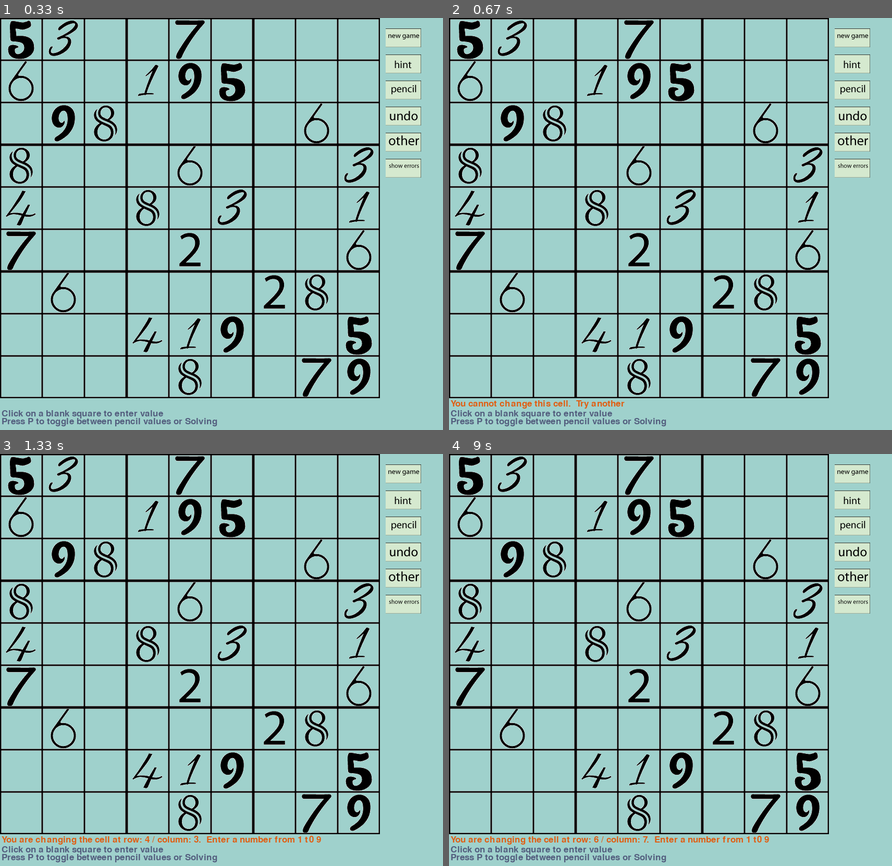
Above: before the commit, frames 1-4 (two rows, left to right).
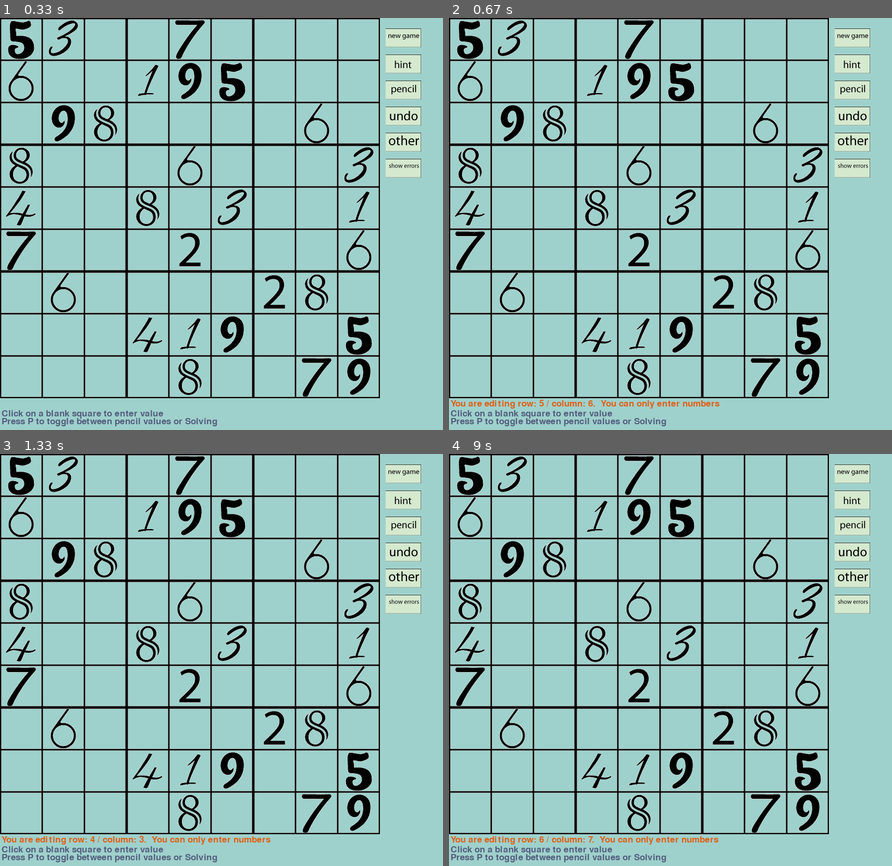
Above: after the commit, the same moments.

Repository: MAOneill/pygame-sudoku
Game: pygame game, started from pygame_soduko.py
Same seed, same stepped clock (60 frames per second), same inputs: the game is played once before the commit and once after it.
Inputs (mouse positions are in pixels of both pictures, inside the frame that each line leads up to):
- Up to frame 1 (0.33 s): no input
- Up to frame 2 (0.67 s): click (670, 224) at 0.38 s
- Up to frame 3 (1.33 s): tap Enter at 0.67 s; click (84, 598) at 1.05 s
- Up to frame 4 (9 s): click (723, 697) at 1.38 s; click (679, 519) at 1.72 s; click (648, 767) at 2.05 s; click (657, 589) at 2.38 s; click (608, 573) at 2.72 s; click (785, 622) at 3.05 s; click (528, 701) at 3.38 s; click (763, 585) at 3.72 s; click (542, 581) at 4.05 s; click (688, 643) at 4.38 s; click (542, 635) at 4.72 s; click (604, 779) at 5.05 s; click (537, 812) at 5.38 s; click (599, 524) at 5.72 s; click (626, 643) at 6.05 s; click (564, 552) at 6.38 s; click (750, 795) at 6.72 s; click (643, 536) at 7.05 s; click (590, 763) at 7.38 s; click (524, 573) at 7.72 s; click (812, 565) at 8.05 s; click (559, 618) at 8.38 s; click (732, 684) at 8.72 s

Frame 1 is identical in both runs. In frame 2, 0.5% of the frame differs, in the area x 4-62%, y 92-95%; in frame 3, 0.5%; in frame 4, 0.5%, in the area x 8-73%, y 92-95%.

Commit message:
pencil marks toggle on/off.

Diff:
--- a/pygame_soduko.py
+++ b/pygame_soduko.py
@@ -8,11 +8,18 @@
     def __init__(self,tinycell,x,y):
         self.set = False
         # self.image = None
-        self.image = pygame.image.load('numbers/%d_pencil_marks_27.png' % tinycell).convert_alpha()
+        # self.image = pygame.image.load('numbers/%d_pencil_marks_27.png' % tinycell).convert_alpha()
         #default blank
-        # self.image = pygame.image.load('numbers/pencil_marks_27.png' ).convert_alpha()
+        self.image = pygame.image.load('numbers/pencil_marks_27.png' ).convert_alpha()
         self.xpos = x + ((tinycell-1) % 3) * 27
         self.ypos = y + ((tinycell-1) // 3) * 27
+        self.number = tinycell
+    def update_pencil_image(self):
+        if self.set == True:
+            print("the pencil cell is %d" % self.number)
+            self.image = pygame.image.load('numbers/%d_pencil_marks_27.png' % self.number).convert_alpha()
+        else:  #use blank
+            self.image = pygame.image.load('numbers/pencil_marks_27.png' ).convert_alpha()
 
 class Cell():
     #define the playing cell.  there are 81 of these in an 9x9 soduko board
@@ -212,6 +219,7 @@
 
     pencil = False  #state at which to enter pencil values
     game_state = "Normal"  #default mode
+    entry = 0
     board_clicked = False
 
 
@@ -221,14 +229,11 @@
             if event.type == pygame.QUIT:
                 stop_game = True
 
-            # print("no event type")
-            if event.type == pygame.MOUSEBUTTONDOWN:
+            # Game logic
+            if event.type == pygame.MOUSEBUTTONDOWN:            #get board_coordinates
+                # if in game board return coordinates.
                 # print('mouse down at %d, %d' % event.pos)  #to terminal
-
                 row,col,cell,board_clicked,pencil_box = set_coordinates_from_click(event)
-
-
-
 
                 # print(board[cell].answer)
                 #change the value of the message text
@@ -238,16 +243,9 @@
                     else:       #Unknown value, changeable
                         message_text = font.render('You are changing the cell at row: %d / column: %d.  Enter a number from 1 t0 9' % (row,col), True, (orange_color))
 
-            # Game logic
-
-            if event.type == pygame.KEYDOWN:
-                print('key down %r' % event.key)
+            if event.type == pygame.KEYDOWN:            #get game_state
+                print('key down %r. game state is %s' % (event.key,game_state))
                 entry = event.key
-
-                #pressing P toggles between pencil mode or not
-                # if entry == 112:     #this is for P for pencil
-                #     pencil = not pencil
-
 
                 # if entry in range():
                 # letter_choices = {104:"Hint",101:"Error",115:"Solved",110:"Normal",112:"Pencil",117:"Undo",98:"Blank",103:"Newgame",27:"Esc"}
@@ -256,30 +254,35 @@
                 #
                 game_state = letter_choices.get(entry, "Normal")  #default is "Normal"
                 print("game state is %s" % game_state)
-                # if game_state == "Normal":
-                #     game_state == "Pencil"
-                # elif game_state == "Pencil":
-                #     game_state == "Normal"
-
-                 #we are in the "Normal" state and a key has been pressed
-                # if board_clicked == True and pencil == False:
-                if board_clicked == True and game_state == "Normal":
-
-                    choices = {49:1,50:2,51:3,52:4,53:5,54:6,55:7,56:8,57:9}
-                    number = choices.get(entry, None)
-                    if number != None:      #it got a value number
-                        #update cell value
-                        # print(board['r%dc%d' % (row,col)].inner)
-                        board['r%dc%d' % (row,col)].guess = number
-                        board['r%dc%d' % (row,col)].change_cell_image()
-                        #flip switches:
+
+            #we are in the "Normal" state and a key has been pressed
+            # if board_clicked == True and pencil == False:
+            if board_clicked == True and game_state == "Normal":
+
+                choices = {49:1,50:2,51:3,52:4,53:5,54:6,55:7,56:8,57:9}
+                number = choices.get(entry, None)
+                if number != None:      #it got a value number
+                    #update cell value
+                    # print(board['r%dc%d' % (row,col)].inner)
+                    board['r%dc%d' % (row,col)].guess = number
+                    board['r%dc%d' % (row,col)].change_cell_image()
+                    #flip switches:
+                    board_clicked = False
+                    #change message
+                    message_text = font.render("", True, (orange_color))
+
+                else:
+                    message_text = font.render('You are editing row: %d / column: %d.  You can only enter numbers' % (row,col), True, (orange_color))
+            if game_state == "Pencil":
+                message_text = font.render("click on the tiny cell to pencil in your possible options" , True, (orange_color))
+
+                if board_clicked == True :
+                        #update  pencil cell value (true/false) - flip its value
+                        board['r%dc%d' % (row,col)].pencils[pencil_box].set = not board['r%dc%d' % (row,col)].pencils[pencil_box].set
+                        #updae pencil cell image
+                        board['r%dc%d' % (row,col)].pencils[pencil_box].update_pencil_image()  #self.value work?
+                        #board_clicked goes back to false till a new click happens
                         board_clicked = False
-                        #change message
-                        message_text = font.render("", True, (orange_color))
-
-                    else:
-                        message_text = font.render('You are editing row: %d / column: %d.  You can only enter numbers' % (row,col), True, (orange_color))
-
 
         # Draw background
         screen.fill(background_color)
--- a/test2.py
+++ b/test2.py
@@ -3,4 +3,4 @@
 
 # print(y in range(1,100))
 
-print(x,y in range(1,100))
+print(x,y in range(1,100))  #no
